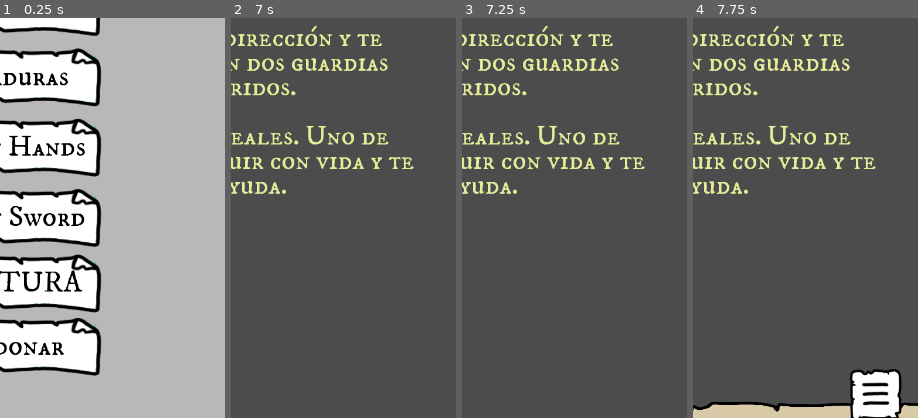
Above: before the commit, frames 1-4 (left to right).
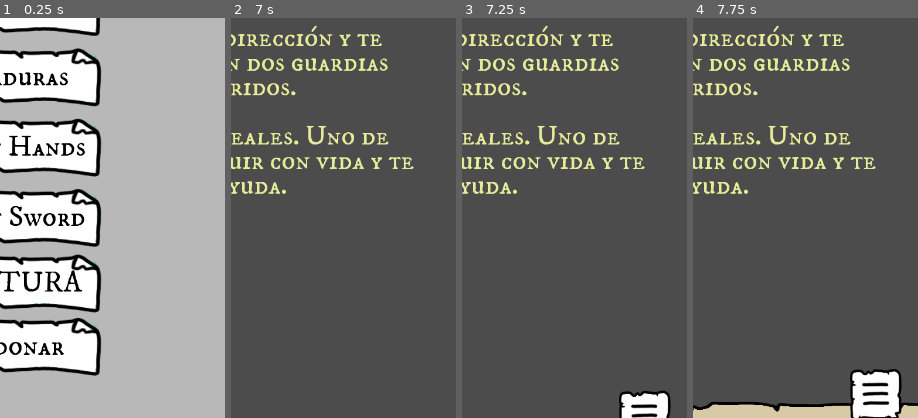
Above: after the commit, the same moments.

Repository: GabrielCancro/gamebook_dungeon
Game: Godot game, scene res://scenes/Main.tscn
Same seed, same stepped clock (60 frames per second), same inputs: the game is played once before the commit and once after it.
Inputs (mouse positions are % of the whole screen's width and height, from its top left):
- Up to frame 1 (0.25 s): no input
- Up to frame 2 (7 s): click "Cerraduras" at 0.5 s; click "Combat Hands" at 1.25 s; click "Combat Sword" at 2 s; click "AVENTURA" at 2.75 s; move the mouse to (72, 45) at 3.52 s; click (72, 45) at 3.67 s; tap Enter at 4.25 s; move the mouse to (30, 55) at 4.27 s; click (30, 55) at 4.42 s; tap Space at 5 s; move the mouse to (60, 28) at 5.02 s; click (60, 28) at 5.17 s; move the mouse to (45, 70) at 5.77 s; click (45, 70) at 5.92 s; move the mouse to (80, 65) at 6.52 s; click (80, 65) at 6.67 s
- Up to frame 3 (7.25 s): no input
- Up to frame 4 (7.75 s): move the mouse to (20, 35) at 7.27 s; click (20, 35) at 7.42 s
The pictures show only the part of the screen within x 50-100%, y 50-100%; the shares and areas given below are measured in that part.

Frames 1-2 are identical in both runs. In frame 3, 1.4% of the frame differs, in the area x 69-93%, y 93-100%; in frame 4, nothing differs.
Error before the commit: Parse Error: Variable "RoomManager" shadows a native class. (res://scripts/global_config.gd:6)
Error after the commit: Invalid call. Nonexistent function 'startMinigame' in base 'Node (global_config.gd)'. (res://scenes/Main.gd:15)

Commit message:
update

Diff:
--- a/adventure_core/ActionLine.gd
+++ b/adventure_core/ActionLine.gd
@@ -1,15 +1,17 @@
 extends Label
 
-
-# Declare member variables here. Examples:
-# var a = 2
-# var b = "text"
+var data
+signal on_click
 
 
 # Called when the node enters the scene tree for the first time.
 func _ready():
-	pass # Replace with function body.
+	$Button.connect("button_down",self,"onClick")
 
-func set_node_data(data):
+func set_node_data(_data):
+	data = _data
 	text = data.text
 	$Desc.text = text
+
+func onClick():
+	emit_signal("on_click",data)
--- a/adventure_core/ActionLine.tscn
+++ b/adventure_core/ActionLine.tscn
@@ -34,3 +34,8 @@
 custom_fonts/font = SubResource( 1 )
 text = "Acercarme al Guardia y pedirle una explicacón de lo que sucedio ese dia tan terrible"
 autowrap = true
+
+[node name="Button" type="Button" parent="."]
+anchor_right = 1.0
+anchor_bottom = 1.0
+flat = true
--- a/adventure_core/Adventure.gd
+++ b/adventure_core/Adventure.gd
@@ -8,6 +8,7 @@
 
 # Called when the node enters the scene tree for the first time.
 func _ready():
+	GC.ADVENTURE = self
 	adv_root_data_node = Node.new()
 	adv_root_data_node.name = "adv_root_data_node"
 	adv_root_data_node.set_script(adv_root_script)
@@ -15,7 +16,7 @@
 	change_room("room_000")
 
 func change_room(id_room):
-	var room_data_node = get_node_or_null("room_data_node")
+	room_data_node = get_node_or_null("room_data_node")
 	if room_data_node:
 		remove_child(room_data_node)
 		room_data_node.queue_free()
@@ -34,6 +35,7 @@
 	for node_id in actions:
 		var line = action_line_scene.instance()
 		line.set_node_data(actions[node_id])
+		line.connect("on_click",room_data_node,"on_click_node",[node_id])
 		$Desitions/Options.add_child(line)
 	yield($Narrator/Tween,"tween_completed")
 	$Desitions.close_options()
--- a/adventure_core/Adventure.tscn
+++ b/adventure_core/Adventure.tscn
@@ -13,6 +13,7 @@
 [ext_resource path="res://rooms/Room_001.jpg" type="Texture" id=11]
 [ext_resource path="res://assets/ui/frame_image.png" type="Texture" id=12]
 [ext_resource path="res://adventure_core/ActionLine.tscn" type="PackedScene" id=13]
+[ext_resource path="res://adventure_core/Dices.tscn" type="PackedScene" id=14]
 
 [sub_resource type="DynamicFont" id=1]
 size = 48
@@ -173,3 +174,5 @@
 custom_styles/focus = ExtResource( 9 )
 custom_styles/disabled = ExtResource( 9 )
 custom_styles/normal = ExtResource( 9 )
+
+[node name="Dices" parent="." instance=ExtResource( 14 )]
--- a/adventure_core/Desitions.gd
+++ b/adventure_core/Desitions.gd
@@ -4,19 +4,19 @@
 
 func _ready():
 	$btn_openclose.connect("button_down",self,"on_click_openclose")
-	rect_position.y = 2000
 	$Options.rect_size.y = 0
+	rect_position.y = get_parent().rect_size.y + $Options.rect_size.y
 	yield(get_tree().create_timer(.1),"timeout")
 
 func open_options():
 	rect_size.y = $Options.rect_size.y + 200
-	var open_pos = Vector2(rect_position.x, 1366 - rect_size.y)
+	var open_pos = Vector2(rect_position.x, get_parent().rect_size.y - rect_size.y)
 	$Tween.interpolate_property(self,"rect_position",rect_position,open_pos,.5,Tween.TRANS_QUAD,Tween.EASE_IN)
 	$Tween.start()
 	is_open = true
 
 func close_options():
-	var close_pos = Vector2(rect_position.x, 1366-70)
+	var close_pos = Vector2(rect_position.x, get_parent().rect_size.y - 70)
 	$Tween.interpolate_property(self,"rect_position",rect_position,close_pos,.5,Tween.TRANS_QUAD,Tween.EASE_IN)
 	$Tween.start()
 	is_open = false
--- /dev/null
+++ b/adventure_core/Dices.gd
@@ -0,0 +1,39 @@
+extends Control
+
+var runing = 0
+var ability_name = "SIGILO"
+var ability_bonif = 2
+var dificult = 10
+
+# Called when the node enters the scene tree for the first time.
+func _ready():
+	GC.DICES = self
+	randomize()
+	visible = false
+	$Panel/Button.connect("button_down",self,"run_dices")
+	$Panel/btn_back.connect("button_down",self,"close_dices")
+#	show_dices("SIGILIO",10,+3)
+
+func _process(delta):
+	if runing <= 0: return
+	runing -= delta
+	var d1 = randi()%6+1
+	var d2 = randi()%6+1
+	$Panel/lb_result.text = "["+str(d1)+"]+["+str(d2)+"]+"+str(ability_bonif)+" = "+str(d1+d2+ability_bonif)
+
+func show_dices(ab_name,dif,ab_bon):
+	ability_name = ab_name
+	dificult = dif
+	ability_bonif = ab_bon
+	$Panel/lb_ability.text = ability_name
+	$Panel/lb_dificult.text = str(dificult)
+	$Panel/lb_result.text = "[?]+[?]+"+str(ability_bonif)+" = ??"
+	visible = true
+	$Tween.interpolate_property(self,"modulate",Color(1,1,1,0),Color(1,1,1,1),.5,Tween.TRANS_LINEAR,Tween.EASE_OUT)
+	$Tween.start()
+
+func run_dices():
+	runing = 2
+
+func close_dices():
+	visible = false
--- /dev/null
+++ b/adventure_core/Dices.tscn
@@ -0,0 +1,176 @@
+[gd_scene load_steps=10 format=2]
+
+[ext_resource path="res://adventure_core/Dices.gd" type="Script" id=1]
+[ext_resource path="res://assets/ui/TextoChico.png" type="Texture" id=2]
+[ext_resource path="res://assets/ui/Garb.png" type="Texture" id=3]
+[ext_resource path="res://font/Sketch Gothic School.ttf" type="DynamicFontData" id=4]
+
+[sub_resource type="DynamicFontData" id=1]
+font_path = "res://font/IMFePIsc28P_0.ttf"
+
+[sub_resource type="DynamicFont" id=2]
+size = 48
+outline_size = 2
+outline_color = Color( 0.698039, 0.698039, 0.698039, 1 )
+font_data = SubResource( 1 )
+
+[sub_resource type="DynamicFont" id=3]
+size = 59
+outline_size = 6
+outline_color = Color( 0.764706, 0.764706, 0.764706, 1 )
+font_data = SubResource( 1 )
+
+[sub_resource type="DynamicFont" id=5]
+size = 119
+outline_size = 6
+outline_color = Color( 0.850586, 0.841207, 0.733464, 1 )
+font_data = SubResource( 1 )
+
+[sub_resource type="DynamicFont" id=4]
+size = 84
+outline_size = 1
+outline_color = Color( 0.694118, 0.694118, 0.694118, 1 )
+font_data = ExtResource( 4 )
+
+[node name="Dices" type="Control"]
+anchor_right = 1.0
+anchor_bottom = 1.0
+script = ExtResource( 1 )
+
+[node name="ColorRect" type="ColorRect" parent="."]
+anchor_right = 1.0
+anchor_bottom = 1.0
+color = Color( 0.101961, 0.00392157, 0.00392157, 0.862745 )
+
+[node name="Tween" type="Tween" parent="."]
+
+[node name="Panel" type="Control" parent="."]
+anchor_top = 0.5
+anchor_right = 1.0
+anchor_bottom = 0.5
+margin_top = -376.0
+
+[node name="NinePatchRect" type="NinePatchRect" parent="Panel"]
+anchor_right = 1.0
+anchor_bottom = 1.0
+margin_left = 46.0
+margin_right = -38.0
+margin_bottom = 16.0
+texture = ExtResource( 2 )
+patch_margin_top = 374
+patch_margin_bottom = 18
+
+[node name="Garb" type="TextureRect" parent="Panel"]
+anchor_left = 0.5
+anchor_top = 0.5
+anchor_right = 0.5
+anchor_bottom = 0.5
+margin_left = -29.5
+margin_top = -205.5
+margin_right = 29.5
+margin_bottom = -146.5
+texture = ExtResource( 3 )
+
+[node name="Label" type="Label" parent="Panel"]
+anchor_left = 0.5
+anchor_top = 0.5
+anchor_right = 0.5
+anchor_bottom = 0.5
+margin_left = -383.5
+margin_top = -138.5
+margin_right = 383.5
+margin_bottom = -77.5
+custom_colors/font_color = Color( 0, 0, 0, 1 )
+custom_fonts/font = SubResource( 2 )
+text = "TIRADA DE HABILIDAD"
+align = 1
+valign = 1
+
+[node name="lb_ability" type="Label" parent="Panel"]
+anchor_left = 0.5
+anchor_top = 0.5
+anchor_right = 0.5
+anchor_bottom = 0.5
+margin_left = -383.5
+margin_top = -93.0
+margin_right = 383.5
+margin_bottom = 37.0
+custom_colors/font_color = Color( 0, 0, 0, 1 )
+custom_fonts/font = SubResource( 3 )
+text = "SIGILIO"
+align = 1
+valign = 1
+
+[node name="lb_dificult" type="Label" parent="Panel"]
+anchor_left = 0.5
+anchor_top = 0.5
+anchor_right = 0.5
+anchor_bottom = 0.5
+margin_left = -383.5
+margin_top = -47.0
+margin_right = 383.5
+margin_bottom = 103.0
+custom_colors/font_color = Color( 0, 0, 0, 1 )
+custom_fonts/font = SubResource( 5 )
+text = "10"
+align = 1
+valign = 1
+
+[node name="lb_result" type="Label" parent="Panel"]
+anchor_left = 0.5
+anchor_top = 0.5
+anchor_right = 0.5
+anchor_bottom = 0.5
+margin_left = -383.5
+margin_top = 63.0
+margin_right = 383.5
+margin_bottom = 193.0
+custom_colors/font_color = Color( 0, 0, 0, 1 )
+custom_fonts/font = SubResource( 4 )
+text = "[?]+[?]+2 = ??"
+align = 1
+valign = 1
+
+[node name="Button" type="Button" parent="Panel"]
+modulate = Color( 0.976471, 1, 0.392157, 1 )
+anchor_left = 0.5
+anchor_top = 0.5
+anchor_right = 0.5
+anchor_bottom = 0.5
+margin_left = 23.0
+margin_top = 219.5
+margin_right = 313.0
+margin_bottom = 324.5
+flat = true
+
+[node name="Label2" type="Label" parent="Panel/Button"]
+anchor_right = 1.0
+anchor_bottom = 1.0
+custom_colors/font_color = Color( 1, 1, 1, 1 )
+custom_colors/font_outline_modulate = Color( 0.364706, 0.364706, 0.364706, 1 )
+custom_fonts/font = SubResource( 2 )
+text = "TIRA YA!"
+align = 1
+valign = 1
+
+[node name="btn_back" type="Button" parent="Panel"]
+modulate = Color( 0.803922, 0.803922, 0.803922, 1 )
+anchor_left = 0.5
+anchor_top = 0.5
+anchor_right = 0.5
+anchor_bottom = 0.5
+margin_left = -297.0
+margin_top = 219.5
+margin_right = -7.0
+margin_bottom = 324.5
+flat = true
+
+[node name="Label2" type="Label" parent="Panel/btn_back"]
+anchor_right = 1.0
+anchor_bottom = 1.0
+custom_colors/font_color = Color( 1, 1, 1, 1 )
+custom_colors/font_outline_modulate = Color( 0.364706, 0.364706, 0.364706, 1 )
+custom_fonts/font = SubResource( 2 )
+text = "MEJOR NO"
+align = 1
+valign = 1
--- a/adventures/adv_test/room_000.gd
+++ b/adventures/adv_test/room_000.gd
@@ -8,7 +8,7 @@
 
 var actions = {
 	"n1":{ "text":"Acercarse al guardia para ver que sucedio" },
-	"n2":{ "text":"Buscar cosas valiosas en los alrrededores" },
+	"n2":{ "text":"Buscar cosas valiosas en los alrrededores [BUSCAR:10]" },
 	"n3":{ "text":"Correr rápidamente para nunca volver" }
 }
 
@@ -17,7 +17,6 @@
 	print("LOAD ROOM 000")
 	get_parent().set_room_data(desc,actions)
 
-
-# Called every frame. 'delta' is the elapsed time since the previous frame.
-#func _process(delta):
-#	pass
+func on_click_node(data,node_id):
+	print("CLICK NODE ",node_id,data)
+	if node_id=="n2": GC.DICES.show_dices("BUSCAR",10,+2)
--- a/prefab/BackArrow.gd
+++ /dev/null
@@ -1,16 +0,0 @@
-extends Area2D
-
-signal onClickArea
-var dir = 1.1
-
-func _process(delta):
-	if(scale.x > 1.2): dir = .99
-	if(scale.x < 1): dir = 1.01
-	scale *= dir
-
-func _input_event(viewport, event, shape_idx):
-	if event is InputEventMouseButton \
-	and event.button_index == BUTTON_LEFT \
-	and event.pressed:
-		emit_signal("onClickArea",get_parent())
-		if(get_parent().has_method("onClickAreaMethod")): get_parent().onClickAreaMethod(name)
--- a/prefab/BackArrow.tscn
+++ /dev/null
@@ -1,18 +0,0 @@
-[gd_scene load_steps=4 format=2]
-
-[ext_resource path="res://prefab/BackArrow.gd" type="Script" id=1]
-[ext_resource path="res://assets/ui/arrow.png" type="Texture" id=2]
-
-[sub_resource type="RectangleShape2D" id=1]
-
-[node name="BackArrow" type="Area2D"]
-script = ExtResource( 1 )
-
-[node name="CollisionShape2D" type="CollisionShape2D" parent="."]
-scale = Vector2( 7, 5 )
-shape = SubResource( 1 )
-
-[node name="Sprite" type="Sprite" parent="."]
-texture = ExtResource( 2 )
-
-[node name="Tween" type="Tween" parent="."]
--- a/prefab/ClickArea.gd
+++ /dev/null
@@ -1,10 +0,0 @@
-extends Area2D
-
-signal onClickArea
-
-func _input_event(viewport, event, shape_idx):
-	if event is InputEventMouseButton \
-	and event.button_index == BUTTON_LEFT \
-	and event.pressed:
-		emit_signal("onClickArea",get_parent())
-		if(get_parent().has_method("onClickAreaMethod")): get_parent().onClickAreaMethod(name)
--- a/prefab/ClickArea.tscn
+++ /dev/null
@@ -1,13 +0,0 @@
-[gd_scene load_steps=3 format=2]
-
-[ext_resource path="res://prefab/ClickArea.gd" type="Script" id=1]
-
-[sub_resource type="RectangleShape2D" id=2]
-
-[node name="ClickArea" type="Area2D"]
-position = Vector2( 260, 351 )
-scale = Vector2( 20, 7 )
-script = ExtResource( 1 )
-
-[node name="CollisionShape2D" type="CollisionShape2D" parent="."]
-shape = SubResource( 2 )
--- a/scripts/Items.gd
+++ /dev/null
@@ -1,69 +0,0 @@
-extends Control
-
-var item_selected = -1
-var items = []
-var items_data = {
-	"sword": {"sp":"Espada", "icon":preload("res://assets/items/IconEspada.png")},
-	"torch": {"sp":"Antorcha", "icon":preload("res://assets/items/IconAntorcha.png")},
-}
-
-func _ready():
-	GC.Items = self
-	for i in range(6):
-		get_node("it"+str(i+1)).connect("button_down",self,"onItemClick",[i])
-#		get_node("it"+str(i+1)).rect_position.x = i*110
-	$Label.visible = false
-	$Selector.visible = false
-	updateItemBar()
-
-func takeItem(obj,clickArea):
-	clickArea.queue_free()
-	$TweenTake.interpolate_property( obj, "position",
-	obj.position, Vector2(GC.screen.x/2,100), .5, Tween.TRANS_LINEAR, Tween.EASE_IN_OUT)
-	$TweenTake.interpolate_property( obj, "modulate",
-	obj.modulate, Color(1,1,1,0), .5, Tween.TRANS_LINEAR, Tween.EASE_OUT)
-	$TweenTake.start()
-	yield($TweenTake,"tween_all_completed")
-	items.append(obj.name)
-	obj.queue_free()
-	updateItemBar()
-
-func updateItemBar():
-	for i in range(6):
-		if(i<items.size()):
-			(get_node("it"+str(i+1)) as Button).icon = items_data[ items[i] ].icon
-		else:
-			(get_node("it"+str(i+1)) as Button).icon = null
-
-func onItemClick(i):
-	if(i<items.size()):
-		item_selected = i
-		$Label.visible = true
-		$Label.text = "Elige donde usar tu " + items_data[ items[i] ][GC.lang]
-		$Selector.visible = true
-		$Selector.position.x = get_node("it"+str(i+1)).rect_position.x+$it1.rect_size.x/2
-	else:
-		item_selected = -1
-		$Label.visible = false
-		$Selector.visible = false
-
-func _input(event):
-	if event.is_pressed() and event is InputEventMouseButton and event.button_index == BUTTON_LEFT:
-		if item_selected != -1: onItemUse(event.position)
-
-func onItemUse(pos):
-	print("USE IN ",pos)
-	$Label.visible = false
-	$Selector.visible = false
-	yield(get_tree().create_timer(.05), "timeout")
-	if item_selected == -1: return
-	GC.showFloatText("No sirve\nde nada aqui..", pos)
-	item_selected = -1
-
-func useItem(nameItem,mode):
-	if item_selected == -1: return
-	if items[item_selected] == nameItem:
-		if mode == "delete": items.erase(items[item_selected])
-		item_selected = -1
-		updateItemBar()
-		return true
--- a/scripts/RoomManager.gd
+++ /dev/null
@@ -1,32 +0,0 @@
-extends Node2D
-
-onready var currentRoom = null
-signal change_room
-
-var rooms = {
-	"r001": preload("res://rooms/Room_001.tscn").instance(),
-	"r002": preload("res://rooms/Room_002.tscn").instance(),
-	"r003": preload("res://rooms/Room_003.tscn").instance(),
-	"r004": preload("res://rooms/Room_004.tscn").instance(),
-	"r005": preload("res://rooms/Room_005.tscn").instance(),
-	"r006": preload("res://rooms/Room_006.tscn").instance(),
-}
-
-func _ready():
-	GC.RoomManager = self
-
-func gotoRoom(id):
-	if GC.Items.item_selected != -1: return
-	GC.colorRectTransition()
-	yield(GC,"colorRectTransition_in_completed")
-	if currentRoom != null:
-		remove_child(currentRoom)
-	currentRoom = rooms[id]
-	add_child(currentRoom)
-	print(currentRoom.data)
-	currentRoom.data["visited"] = true
-	GC.Game.show_desc("")
-	yield(GC,"colorRectTransition_out_completed")
-	GC.Game.show_desc(currentRoom.data[GC.lang])
-	GC.Game.get_node("roomTitle").text = currentRoom.data.id+" - "+currentRoom.data.name
-	emit_signal("change_room")
--- a/scripts/global_config.gd
+++ b/scripts/global_config.gd
@@ -1,51 +1,8 @@
 extends Node
 
-var lang = "sp"
-var Game = null
-var Items = null
-var RoomManager = null
-var Inventory = null
-var RoomData = {}
-var pj_weapon = "sword"
-var weapons = {
-	"hand": 8,
-	"sword": 18
-}
-var screen = Vector2( ProjectSettings.get_setting("display/window/size/width"),  ProjectSettings.get_setting("display/window/size/height") )
-signal colorRectTransition_in_completed
-signal colorRectTransition_out_completed
+var ADVENTURE
+var DICES
 
 # Called when the node enters the scene tree for the first time.
 func _ready():
 	pass # Replace with function body.
-
-func showFloatText(text,pos):
-	var ft = preload("res://panels/FloatText.tscn").instance()
-	Game.add_child(ft)
-	ft.showText(text, (pos - ft.rect_size/2) )
-
-func colorRectTransition():
-	var cr = Game.get_node("ColorRect")
-	var tw = cr.get_node("Tween")
-	cr.visible = true
-	tw.interpolate_property(cr, "modulate",
-		cr.modulate, Color(0,0,0,1), .2,Tween.TRANS_LINEAR, Tween.EASE_IN_OUT)
-	tw.start()
-	yield(tw,"tween_completed")
-	emit_signal("colorRectTransition_in_completed")
-	tw.interpolate_property(cr, "modulate",
-		Color(0,0,0,1), Color(0,0,0,0), .2,Tween.TRANS_LINEAR, Tween.EASE_IN_OUT)
-	tw.start()
-	yield(tw,"tween_completed")
-	emit_signal("colorRectTransition_out_completed")
-	cr.visible = false
-
-func getPjDamage():
-	return weapons[pj_weapon]
-
-func startMinigame(minigameName):
-	var MG
-	if minigameName == "combat": MG = preload("res://panels/Combat.tscn").instance()
-	if minigameName == "locks": MG = preload("res://panels/Locks.tscn").instance()
-	get_node("/root").add_child(MG)
-	MG.startMinigame()
Not shown: 1 places in adventure_core/Adventure.tscn that only renumber resources
